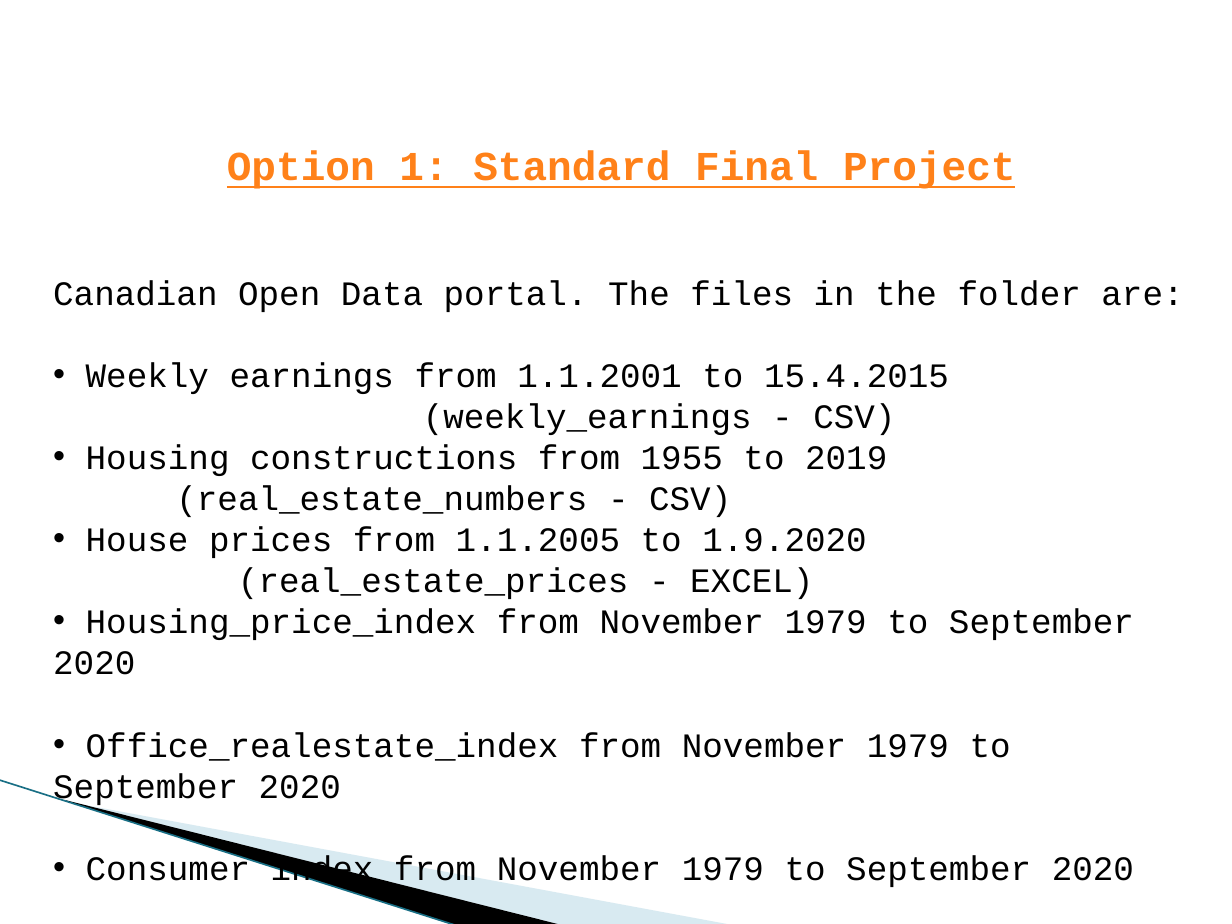
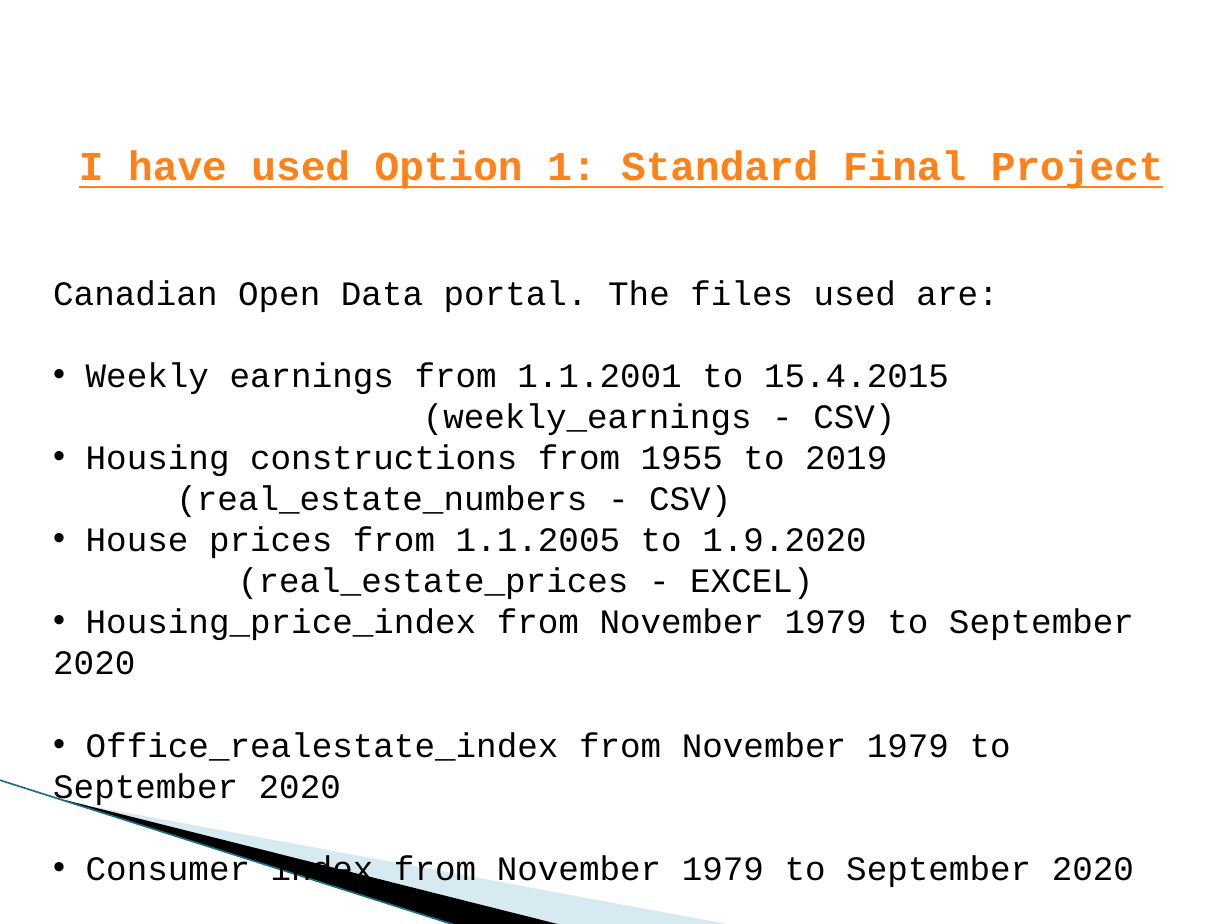
Before and after one commit to sarabmatharu/Tableau-Project, a slide deck: slide 2 of Tableau Project.pptx. Drawn at 1232x924 pixels with LibreOffice and Linux fonts; fonts in the diff are those of the drawing; background and template pictures are left out. Boxes give left, top, right and bottom in pixels: in the first picture for what was removed or moved away, otherwise in the second. Text is boxed around its words. In the diff, an @@ line names an element or a change of style, - is before the commit and + after.

```diff
--- a/Tableau Project.pptx
+++ b/Tableau Project.pptx
@@ text at [53, 150, 1164, 312]: text changed @@
-Option 1: Standard Final Project
-Canadian Open Data portal. The files in the folder are:
+I have used Option 1: Standard Final Project
+Canadian Open Data portal. The files used are:
```
Also in this commit, not shown: 3 other slides changed, 3 slides added, 1 other file.
